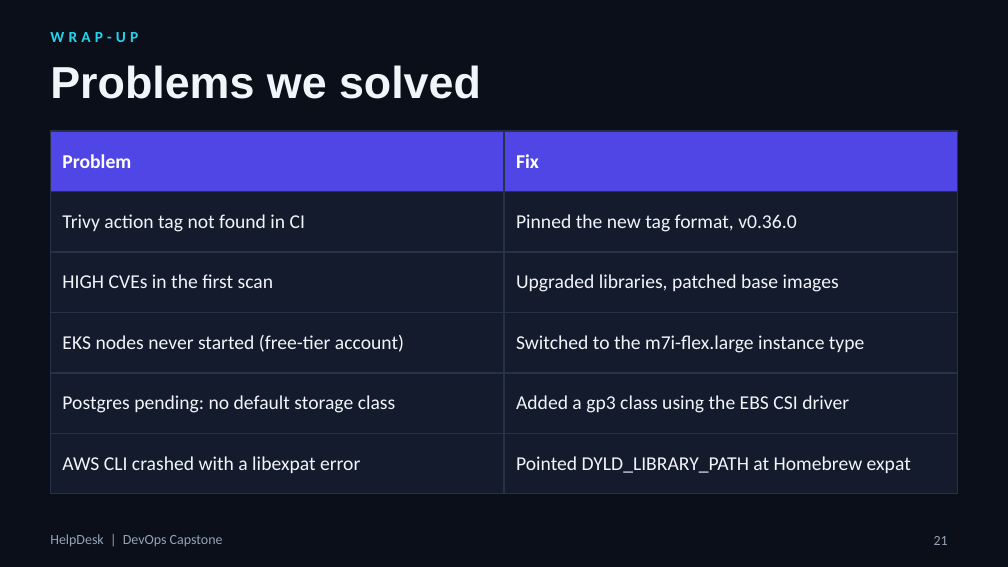
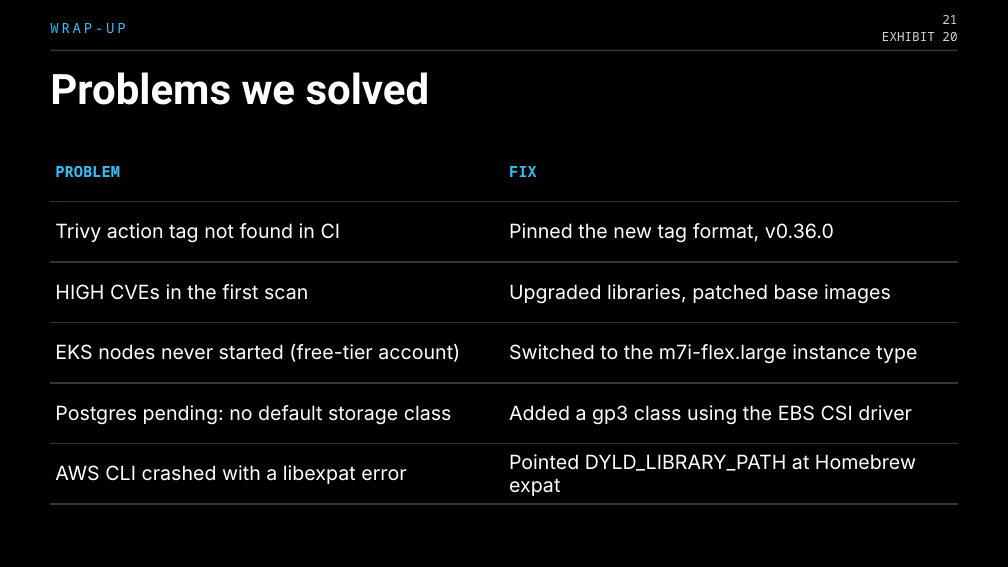
Before and after one commit to parthtaneja0001/helpdesk-devops-capstone, a slide deck: slide 21 of docs/HelpDesk-DevOps-Capstone.pptx. Drawn at 1008x567 pixels with LibreOffice and Linux fonts; fonts in the diff are those of the drawing; background and template pictures are left out. Boxes give left, top, right and bottom in pixels: in the first picture for what was removed or moved away, otherwise in the second. Text is boxed around its words. In the diff, an @@ line names an element or a change of style, - is before the commit and + after.

Commit message:
docs: restyle presentation in a black Swapline-style theme with Space Grotesk, Inter and JetBrains Mono

```diff
--- a/docs/HelpDesk-DevOps-Capstone.pptx
+++ b/docs/HelpDesk-DevOps-Capstone.pptx
@@ background picture (left out) to #000000 @@
@@ text "WRAP-UP": place and size @@
-text "WRAP-UP" at (50,32,138,42)
+text "WRAP-UP" at (50,23,125,33)
@@ text "WRAP-UP" at (50,23,125,33): size 11 to 10 pt, font Calibri to Noto Sans Mono, text colour #22D3EE to #38BDF8, letter spacing 3 to 2 pt, bold off @@
@@ text "21": place and size @@
-text "21" at (934,536,948,545)
+text "21" at (942,15,957,24)
@@ text "21" at (942,15,957,24): size 10 to 9 pt, font Calibri to Noto Sans Mono, text colour #94A3B8 to #D4D4D8; vertical alignment top to middle @@
@@ title "Problems we solved": place and size @@
-title "Problems we solved" at (50,65,481,99)
+title "Problems we solved" at (50,72,430,105)
@@ title "Problems we solved" at (50,72,430,105): size 32 to 30 pt, font Arial to Roboto, text colour #F1F5F9 to #FFFFFF @@
@@ line added from (50, 50) to (958, 50), #34343A 1 pt @@
@@ text added at (882,32,957,41), 9 pt, text #D4D4D8 @@
+EXHIBIT 20
@@ table at (50,141,958,500) @@
-row 1, column 1: Problem
+row 1, column 1: PROBLEM
-row 1, column 2: Fix
+row 1, column 2: FIX
@@ fill #4F46E5 to #000000 in row 1 @@
@@ fill #141B2D to #000000 in 10 cells @@
@@ font Calibri to Inter, text colour #F1F5F9 to #FFFFFF @@
@@ borders changed @@
@@ table: place and size @@
-table at (50,131,958,477)
+table at (50,141,958,500)
@@ text removed at (50,534,223,546) @@
-HelpDesk | DevOps Capstone
```
Also in this commit, not shown: 23 other slides changed, 1 other file.
